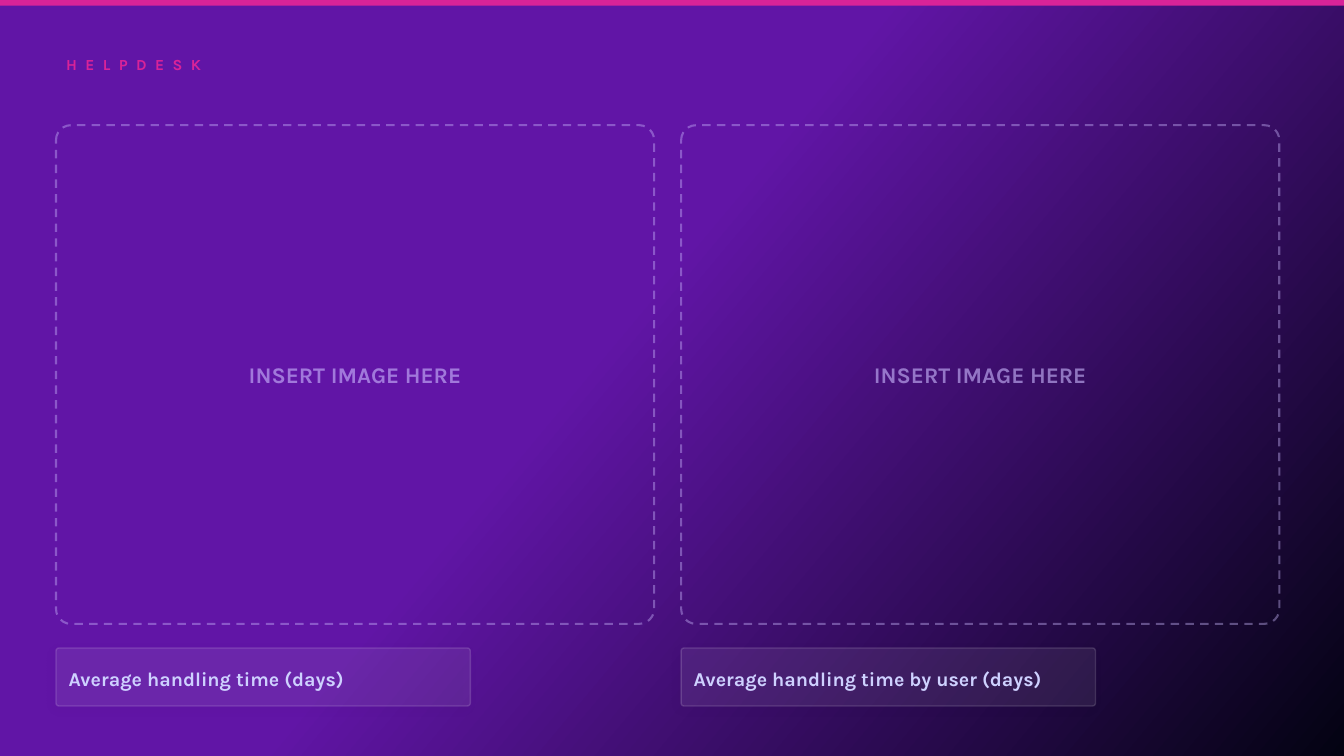
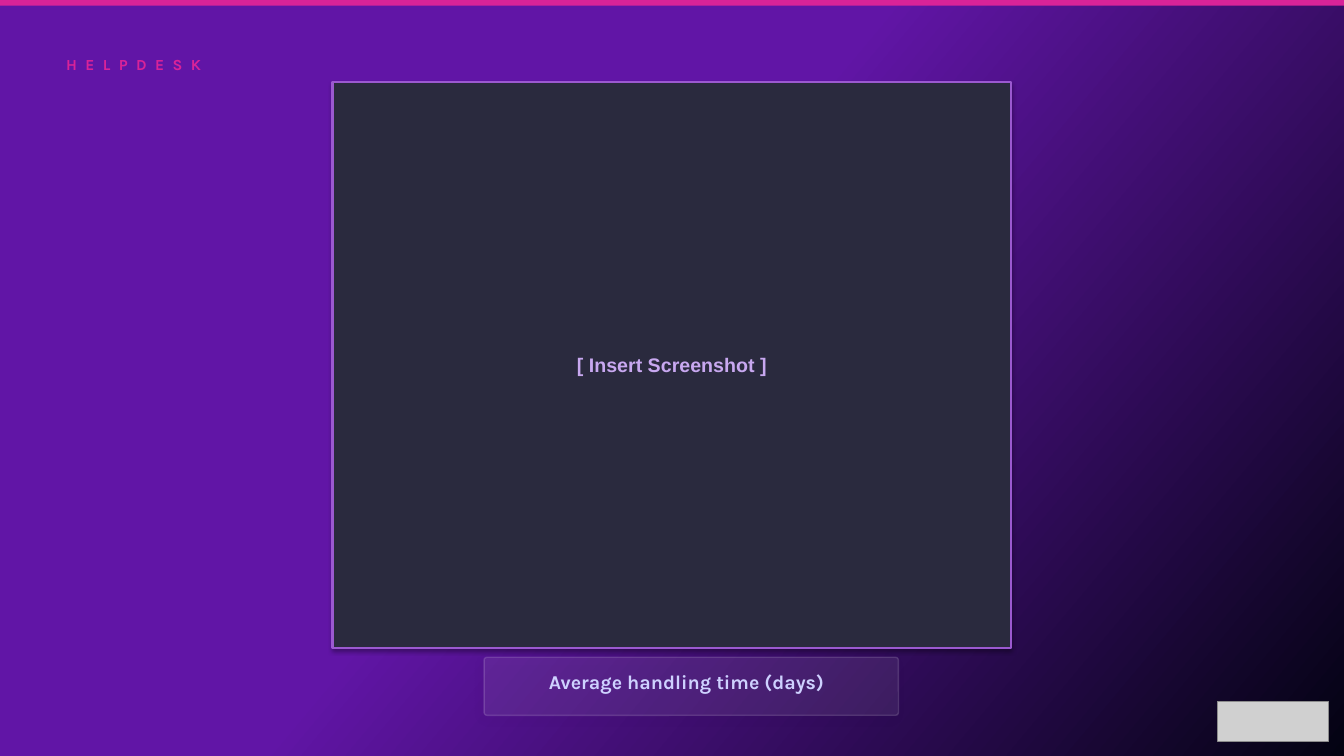
Before and after one commit to oresanniowo-beep/EBR-Gen-v2, a slide deck: slide 31 of EBR_Template.pptx (slide 30 before the commit). Drawn at 1344x756 pixels with LibreOffice and Linux fonts; fonts in the diff are those of the drawing; grey boxes stand for pictures. Boxes give left, top, right and bottom in pixels: in the first picture for what was removed or moved away, otherwise in the second. Text is boxed around its words. In the diff, an @@ line names an element or a change of style, - is before the commit and + after.

```diff
--- a/EBR_Template.pptx
+++ b/EBR_Template.pptx
@@ rectangle added at (333,82,1011,648), fill #2A2A3E, outline #9B59D0 1.5 pt, 14 pt, text #C8A8F0, bold @@
+[ Insert Screenshot ]
@@ rounded rectangle removed at (56,125,654,624) @@
-INSERT IMAGE HERE
@@ rounded rectangle removed at (682,125,1279,624) @@
-INSERT IMAGE HERE
@@ rounded rectangle: place and size @@
-rounded rectangle at (56,648,471,707)
+rounded rectangle at (484,657,898,716)
@@ rounded rectangle removed at (682,648,1096,707) @@
@@ text "Average handling time (days)": place and size @@
-text "Average handling time (days)" at (69,671,343,691)
+text "Average handling time (days)" at (549,674,823,694)
@@ text removed at (694,671,1041,691) @@
-Average handling time by user (days)
@@ picture added at (1218,702,1329,741) @@
```
Also in this commit, not shown: 28 other slides changed, 10 slides added, 10 slides removed.
